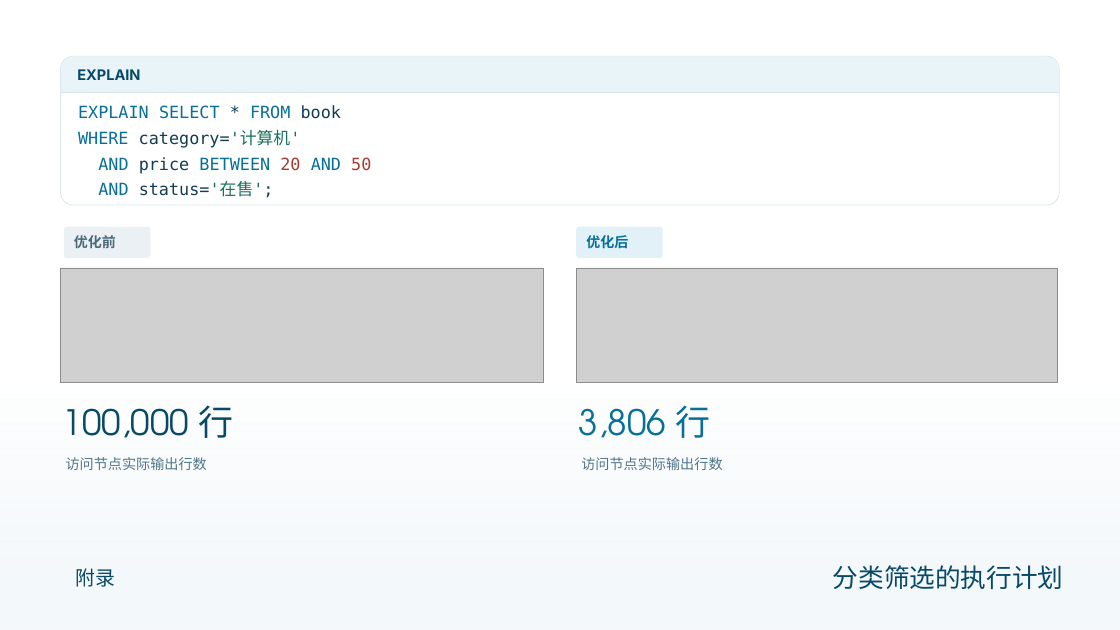
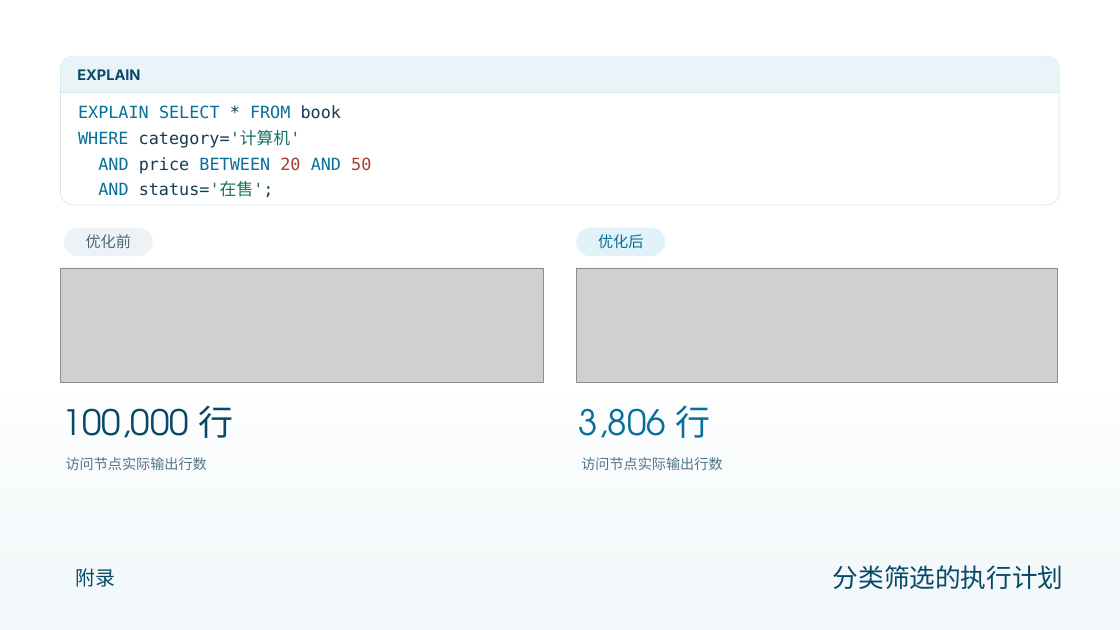
Before and after one commit to AurLemon/pageslip-demo, a slide deck: slide 16 of presentations/task-5-query-optimization.pptx. Drawn at 1120x630 pixels with LibreOffice and Linux fonts; fonts in the diff are those of the drawing; grey boxes stand for pictures. Boxes give left, top, right and bottom in pixels: in the first picture for what was removed or moved away, otherwise in the second. Text is boxed around its words. In the diff, an @@ line names an element or a change of style, - is before the commit and + after.

```diff
--- a/presentations/task-5-query-optimization.pptx
+++ b/presentations/task-5-query-optimization.pptx
@@ rounded rectangle "优化前" resized from (x1=74, y1=235, x2=116, y2=248) to (x1=64, y1=228, x2=153, y2=256) @@
@@ rounded rectangle "优化前" at (x1=64, y1=228, x2=153, y2=256): size 12 to 13 pt, font Lato to TeX Gyre Adventor, text colour #4B6979 to #506978, bold off; alignment left to centre; fill none to #EDF2F6 @@
@@ rounded rectangle removed at (x1=64, y1=227, x2=150, y2=258) @@
@@ rounded rectangle "优化后" resized from (x1=586, y1=235, x2=628, y2=249) to (x1=576, y1=228, x2=665, y2=256) @@
@@ rounded rectangle "优化后" at (x1=576, y1=228, x2=665, y2=256): size 12 to 13 pt, font Lato to TeX Gyre Adventor, text colour #076F99 to #086D93, bold off; alignment left to centre; fill none to #E1F2F9 @@
@@ rounded rectangle removed at (x1=576, y1=227, x2=663, y2=258) @@
```
Also in this commit, not shown: 17 other slides changed, 1 other file.
